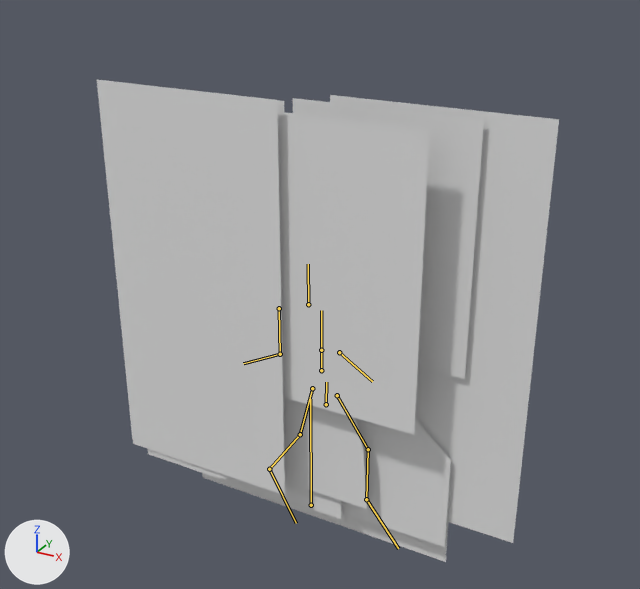
An edit to the FBX model Unity/Assets/Arcadians/AvatarFemale/avatarFemale.fbx, drawn before and after from the same camera.
The view is the same before and after, from a 50 mm camera at (3.16, -5.59, 4.83) aimed at (-0.01, 0.18, 1.95). Arrows for +X, +Y and +Z are at lower left; the lights stay in place. The bones that bend it are drawn over the model as lines.

Names of what the first picture shows: 'avatar.Female'.
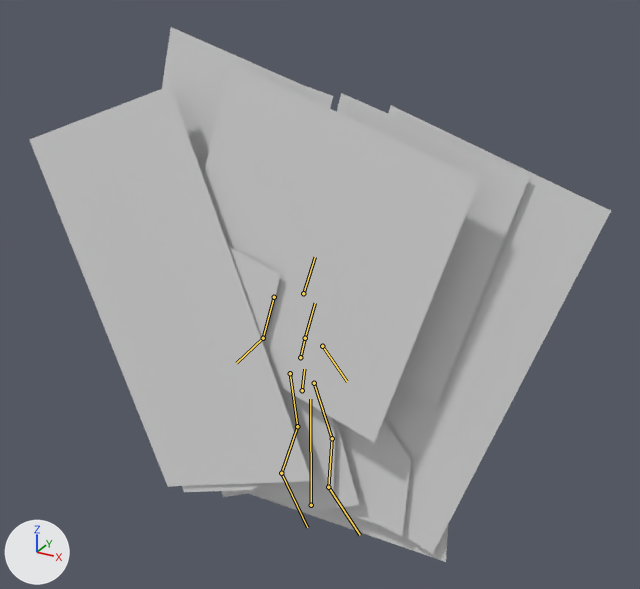
The newer file adds an action. The first version stands in its rest pose; the second is drawn at frame 26 of the action 'female.armature|f.lose'.

Pixel boxes [x1, y1, x2, y2] of what changed, in the pictures (640 x 589 px):
'avatar.Female', posed (26% wider, 11% taller): before [97, 80, 559, 562]; after [29, 27, 611, 562]
bone 'b_Spine.001', root to tip: before (326, 404) to (326, 382); after (302, 390) to (304, 369)
bone 'b_Spine.002', root to tip: before (321, 370) to (321, 350); after (300, 357) to (305, 338)
bone 'b_Spine.003', root to tip: before (321, 350) to (321, 310); after (305, 338) to (315, 303)
bone 'b_Head', root to tip: before (308, 304) to (308, 264); after (303, 293) to (315, 257)
bone 'b_LArm', root to tip: before (339, 352) to (372, 381); after (322, 346) to (347, 381)
bone 'b_RArm.001', root to tip: before (279, 308) to (280, 354); after (274, 297) to (263, 338)
bone 'b_RArm.002', root to tip: before (280, 354) to (243, 363); after (263, 338) to (236, 363)
bone 'b_LLeg.001', root to tip: before (337, 395) to (368, 449); after (314, 383) to (332, 438)
bone 'b_LLeg.002', root to tip: before (368, 449) to (366, 499); after (332, 438) to (328, 487)
bone 'b_LFoot', root to tip: before (366, 499) to (398, 548); after (328, 487) to (360, 535)
bone 'b_RLeg.001', root to tip: before (312, 388) to (300, 434); after (290, 373) to (297, 426)
bone 'b_RLeg.002', root to tip: before (300, 434) to (269, 469); after (297, 426) to (281, 473)
bone 'b_RFoot', root to tip: before (269, 469) to (296, 523); after (281, 473) to (307, 527)

The edits, one by one:
Bone 'b_Spine.001' (bone_b_spine_001) moves from (0.0, 0.0, 0.0) to (-0.228, 0.07, 0.0).
Bone 'b_Spine.001' (bone_b_spine_001) turns from (0, 0, 0) to (0, 0, -6) degrees about its own x, y and z.
Bone 'b_Spine.002' (bone_b_spine_002) turns from (0, 0, 0) to (0, 0, -7) degrees about its own x, y and z.
Bone 'b_Spine.003' (bone_b_spine_003) turns from (0, 0, 0) to (0, 0, -3) degrees about its own x, y and z.
Bone 'b_Head' (bone_b_head) turns from (0, 0, 0) to (0, 0, -1) degrees about its own x, y and z.
Bone 'b_LArm' (bone_b_larm) turns from (0, 0, 0) to (0, 0, -2) degrees about its own x, y and z.
Bone 'b_RArm.001' (bone_b_rarm_001) moves from (0.0, 0.0, 0.0) to (0.034, 0.066, 0.0).
Bone 'b_RArm.002' (bone_b_rarm_002) turns from (0, 0, 0) to (0, 0, -38) degrees about its own x, y and z.
Bone 'b_LLeg.001' (bone_b_lleg_001) turns from (0, 0, 0) to (0, 0, 9) degrees about its own x, y and z.
Bone 'b_LLeg.002' (bone_b_lleg_002) turns from (0, 0, 0) to (0, 0, -11) degrees about its own x, y and z.
Bone 'b_LFoot' (bone_b_lfoot) turns from (0, 0, 0) to (3, 0, 0) degrees about its own x, y and z.
Bone 'b_RLeg.001' (bone_b_rleg_001) turns from (0, 0, 0) to (0, 0, 28) degrees about its own x, y and z.
Bone 'b_RLeg.002' (bone_b_rleg_002) turns from (0, 0, 0) to (0, 0, -5) degrees about its own x, y and z.
Bone 'b_RFoot' (bone_b_rfoot) turns from (0, 0, 0) to (0, 0, -17) degrees about its own x, y and z.
